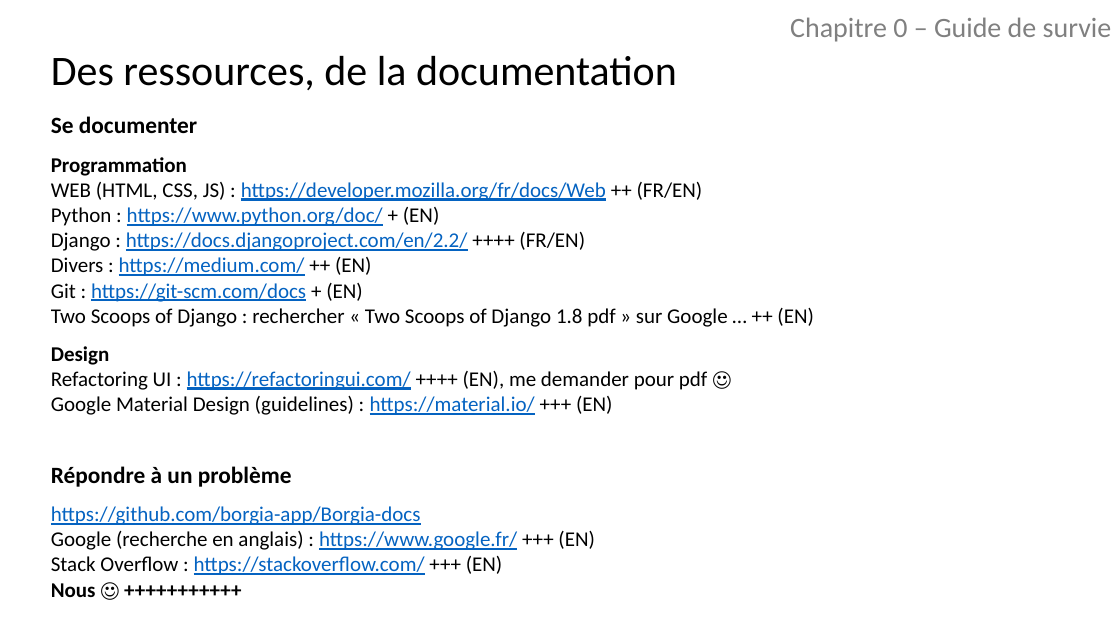
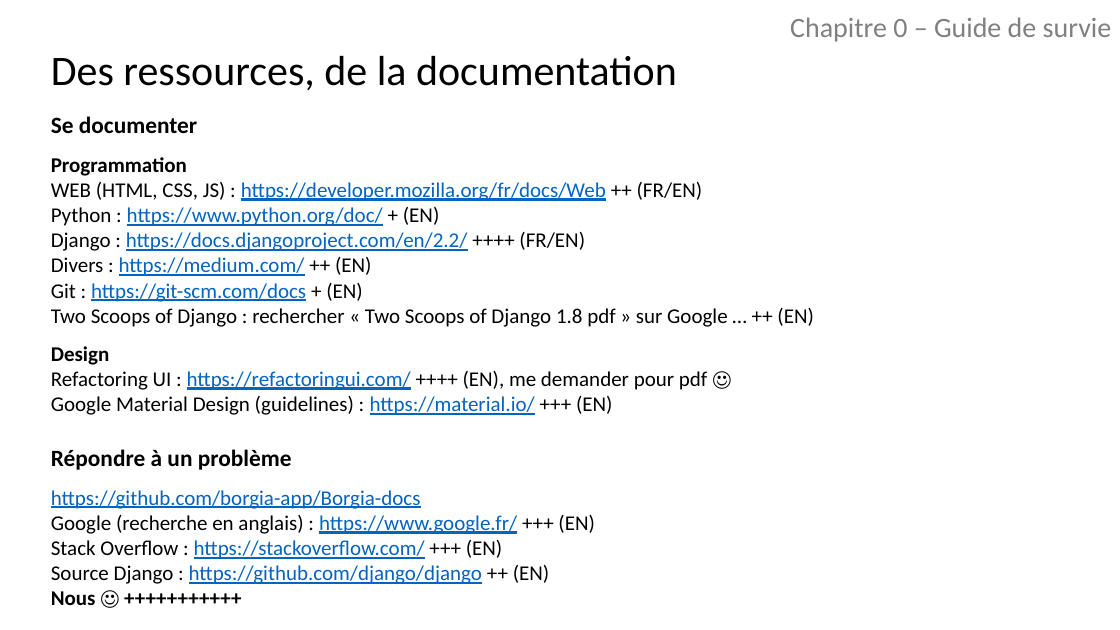
Before and after one commit to borgia-app/Borgia-docs, a slide deck: slide 4 of presentations/Chap 0 - Guide de survie.pptx. Drawn at 1120x630 pixels with LibreOffice and Linux fonts; fonts in the diff are those of the drawing. Boxes give left, top, right and bottom in pixels: in the first picture for what was removed or moved away, otherwise in the second. Text is boxed around its words. In the diff, an @@ line names an element or a change of style, - is before the commit and + after.

```diff
--- a/presentations/Chap 0 - Guide de survie.pptx
+++ b/presentations/Chap 0 - Guide de survie.pptx
@@ text "Répondre à un problème": place and size @@
-text "Répondre à un problème" at (51, 466, 594, 597)
+text "Répondre à un problème" at (51, 449, 594, 605)
@@ text at (51, 565, 549, 584): paragraph added @@
+Source Django : https://github.com/django/django ++ (EN)
```
Also in this commit, not shown: 1 other slide changed, 2 other files.
